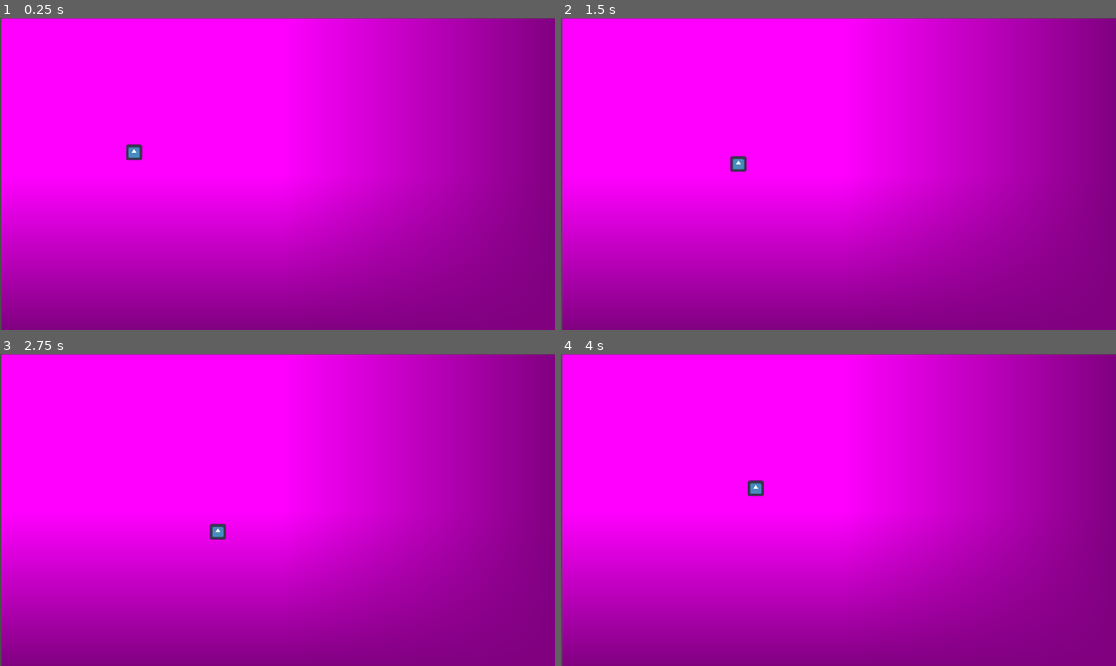
Above: before the commit, frames 1-4 (two rows, left to right).
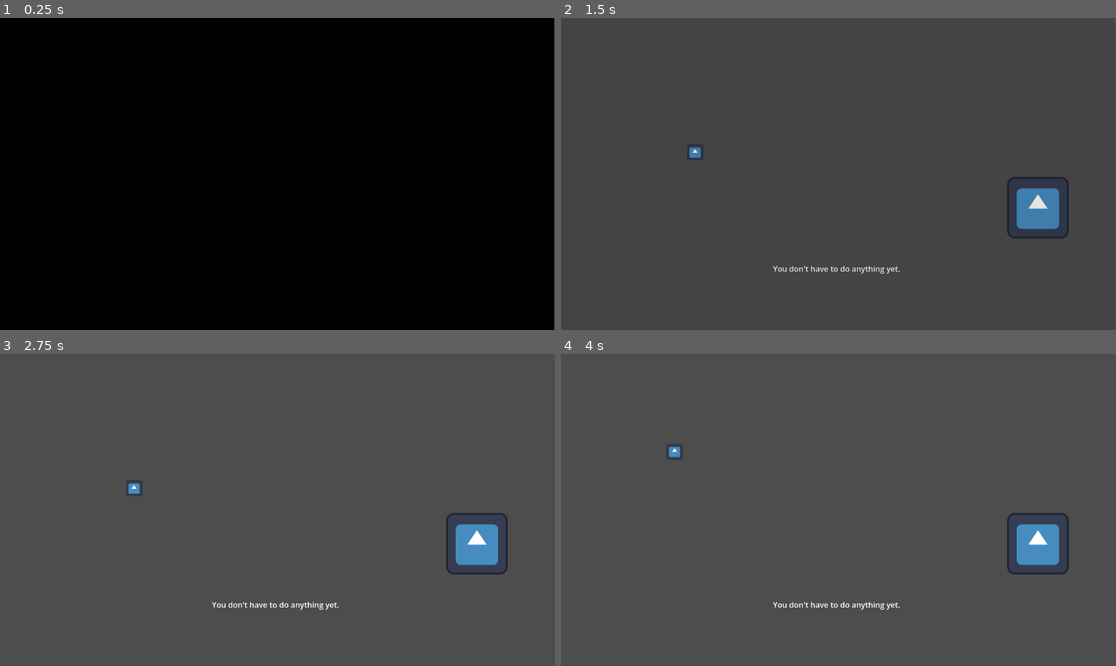
Above: after the commit, the same moments.

Repository: aniketh1409/because-you-are
Game: Godot game, scene res://scenes/frame_0_arrival.tscn
Same seed, same stepped clock (60 frames per second), same inputs: the game is played once before the commit and once after it. The engine's default icon, where the game draws it, is replaced by a stand-in: a white triangle on a blue panel in a dark square.
Inputs:
- Up to frame 1 (0.25 s): no input
- Up to frame 2 (1.5 s): tap Enter (ui_accept) at 0.5, 0.6, 0.77, 1.07, 1.35 s; hold Right (ui_right) 0.53-1.28 s; hold Down (ui_down) from 1.28 s (still down)
- Up to frame 3 (2.75 s): tap Enter (ui_accept) at 1.52, 1.82, 2.1 s; release Down (ui_down) at 2.03 s; hold Right (ui_right) from 2.03 s (still down)
- Up to frame 4 (4 s): release Right (ui_right) at 2.78 s; hold Up (ui_up) 2.78-3.53 s; tap Enter (ui_accept) at 2.85, 3.02, 3.32, 3.6, 3.77 s; hold Left (ui_left) from 3.53 s (still down)

The runs differ from the first frame. In frame 1, 100% of the frame differs, in the area x 0-100%, y 0-100%; in frame 2, 100%; in frame 3, 100%; in frame 4, 100%.

Commit message:
code for dialogue box + npc collision/sprite

Diff:
--- a/scenes/frame_0_arrival.tscn
+++ b/scenes/frame_0_arrival.tscn
@@ -1,24 +1,71 @@
 [gd_scene format=3 uid="uid://bppvf67anueha"]
 
+[ext_resource type="Script" uid="uid://crr3wyp8manr5" path="res://scripts/frame_0_arrival.gd" id="1_47uen"]
 [ext_resource type="Script" uid="uid://ws63emcdj08l" path="res://scripts/player.gd" id="1_73t65"]
 [ext_resource type="Texture2D" uid="uid://dbw7dtl23ss2m" path="res://icon.svg" id="2_47uen"]
 
-[sub_resource type="PlaceholderTexture2D" id="PlaceholderTexture2D_bk6kg"]
+[sub_resource type="CircleShape2D" id="CircleShape2D_47uen"]
+
+[sub_resource type="StyleBoxFlat" id="StyleBoxFlat_47uen"]
+content_margin_left = 18.0
+content_margin_top = 18.0
+content_margin_right = 18.0
+content_margin_bottom = 18.0
+bg_color = Color(0.05882353, 0.05882353, 0.07058824, 1)
+corner_radius_top_left = 18
+corner_radius_top_right = 18
+corner_radius_bottom_right = 18
+corner_radius_bottom_left = 18
 
 [node name="Node2D" type="Node2D" unique_id=1040567179]
+script = ExtResource("1_47uen")
 
-[node name="WorldBackground" type="Sprite2D" parent="." unique_id=391259138]
-position = Vector2(579.75, 326.25)
-scale = Vector2(1154.285, 650)
-texture = SubResource("PlaceholderTexture2D_bk6kg")
+[node name="WorldLayer" type="CanvasLayer" parent="." unique_id=556626811]
 
-[node name="Player" type="CharacterBody2D" parent="." unique_id=714672256]
+[node name="Player" type="CharacterBody2D" parent="WorldLayer" unique_id=714672256]
+z_index = 100
 position = Vector2(300, 300)
 script = ExtResource("1_73t65")
 
-[node name="Sprite2D" type="Sprite2D" parent="Player" unique_id=1436324184]
+[node name="Sprite2D" type="Sprite2D" parent="WorldLayer/Player" unique_id=1436324184]
 position = Vector2(-21.750002, -20.749998)
 scale = Vector2(0.258, 0.25)
+texture = ExtResource("2_47uen")
+
+[node name="WorldUI" type="Control" parent="WorldLayer" unique_id=1311431622]
+layout_mode = 3
+anchors_preset = 15
+anchor_right = 1.0
+anchor_bottom = 1.0
+offset_right = -2.0
+offset_bottom = 2.0
+grow_horizontal = 2
+grow_vertical = 2
+
+[node name="WorldBG" type="ColorRect" parent="WorldLayer/WorldUI" unique_id=722473738]
+visible = false
+layout_mode = 1
+anchors_preset = 15
+anchor_right = 1.0
+anchor_bottom = 1.0
+offset_right = -2.0
+offset_bottom = 2.0
+grow_horizontal = 2
+grow_vertical = 2
+color = Color(0.83835566, 0.0005781466, 0.8428612, 1)
+
+[node name="NPC_0" type="Area2D" parent="WorldLayer" unique_id=1829787498]
+z_index = 100
+position = Vector2(984, 393)
+
+[node name="CollisionShape2D" type="CollisionShape2D" parent="WorldLayer/NPC_0" unique_id=232066465]
+position = Vector2(0, -5)
+scale = Vector2(10, 10)
+shape = SubResource("CircleShape2D_47uen")
+
+[node name="NPCSprite" type="Sprite2D" parent="WorldLayer/NPC_0" unique_id=1107377121]
+z_as_relative = false
+position = Vector2(6, 1)
 texture = ExtResource("2_47uen")
 
 [node name="UI" type="CanvasLayer" parent="." unique_id=1922476635]
@@ -32,4 +79,67 @@
 offset_bottom = 2.0
 grow_horizontal = 2
 grow_vertical = 2
-scale = Vector2(30, 30)
+
+[node name="ArrivalText" type="Label" parent="UI/RootUI" unique_id=1959316754]
+layout_mode = 1
+anchors_preset = 7
+anchor_left = 0.5
+anchor_top = 1.0
+anchor_right = 0.5
+anchor_bottom = 1.0
+offset_left = -135.0
+offset_top = -150.0
+offset_right = 130.0
+offset_bottom = -108.400024
+grow_horizontal = 2
+grow_vertical = 0
+text = "You don't have to do anything yet."
+horizontal_alignment = 1
+vertical_alignment = 1
+
+[node name="Fade" type="ColorRect" parent="UI/RootUI" unique_id=1013239651]
+modulate = Color(0.003921569, 0.003921569, 0.003921569, 1)
+layout_mode = 1
+anchors_preset = 15
+anchor_right = 1.0
+anchor_bottom = 1.0
+grow_horizontal = 2
+grow_vertical = 2
+color = Color(0.00039445335, 0.00039445335, 0.00039445335, 1)
+
+[node name="DialogueBox" type="Panel" parent="UI/RootUI" unique_id=2033244120]
+layout_mode = 1
+anchors_preset = 12
+anchor_top = 1.0
+anchor_right = 1.0
+anchor_bottom = 1.0
+offset_top = -150.0
+grow_horizontal = 2
+grow_vertical = 0
+theme_override_styles/panel = SubResource("StyleBoxFlat_47uen")
+
+[node name="NPCText" type="Label" parent="UI/RootUI/DialogueBox" unique_id=1594232395]
+layout_mode = 1
+anchors_preset = 15
+anchor_right = 1.0
+anchor_bottom = 1.0
+grow_horizontal = 2
+grow_vertical = 2
+theme_override_colors/font_color = Color(0.9405849, 0.86144453, 0.92011577, 1)
+theme_override_font_sizes/font_size = 26
+autowrap_mode = 2
+
+[node name="ChoicesRow" type="HBoxContainer" parent="UI/RootUI/DialogueBox" unique_id=526159197]
+layout_mode = 0
+offset_right = 40.0
+offset_bottom = 40.0
+
+[node name="ChoiceA" type="Button" parent="UI/RootUI/DialogueBox/ChoicesRow" unique_id=1237914408]
+layout_mode = 2
+theme_override_font_sizes/font_size = 22
+text = "I'm tired."
+
+[node name="ChoiceB" type="Button" parent="UI/RootUI/DialogueBox/ChoicesRow" unique_id=171236185]
+layout_mode = 2
+theme_override_font_sizes/font_size = 22
+text = "I'm okay"
--- /dev/null
+++ b/scripts/frame_0_arrival.gd
@@ -0,0 +1,98 @@
+extends Node2D
+
+@onready var player := $WorldLayer/Player
+
+@onready var fade := $UI/RootUI/Fade
+@onready var arrival_text := $UI/RootUI/ArrivalText
+
+@onready var dialogue_box := $UI/RootUI/DialogueBox
+@onready var npc_text := $UI/RootUI/DialogueBox/NPCText
+@onready var choice_a := $UI/RootUI/DialogueBox/ChoicesRow/ChoiceA
+@onready var choice_b := $UI/RootUI/DialogueBox/ChoicesRow/ChoiceB
+
+@onready var npc_area := $WorldLayer/NPC_0
+
+var near_npc := false
+var in_dialogue := false
+
+func _ready() -> void:
+    # --- your existing intro flow ---
+    player.can_move = false
+    arrival_text.visible = true
+    arrival_text.modulate.a = 1.0
+    dialogue_box.visible = false
+
+    fade.visible = true
+    fade.modulate.a = 1.0
+
+    await get_tree().create_timer(0.4).timeout
+    await _fade_alpha(fade, 0.0, 1.4)
+    fade.visible = false
+
+    await get_tree().create_timer(1.2).timeout
+    player.can_move = true
+
+    # connect npc area signals
+    npc_area.body_entered.connect(_on_npc_body_entered)
+    npc_area.body_exited.connect(_on_npc_body_exited)
+
+    # connect button presses
+    choice_a.pressed.connect(func(): _on_choice_pressed("A"))
+    choice_b.pressed.connect(func(): _on_choice_pressed("B"))
+
+func _process(delta: float) -> void:
+    if near_npc and not in_dialogue and Input.is_action_just_pressed("ui_accept"):
+        _start_dialogue()
+
+func _start_dialogue() -> void:
+    in_dialogue = true
+    player.can_move = false
+
+    dialogue_box.visible = true
+    npc_text.text = "Hey. Before you move on… how are you arriving today?"
+
+    choice_a.text = "Tired."
+    choice_b.text = "Nervous, but here."
+
+func _on_choice_pressed(which: String) -> void:
+    # Tailored reply, same end result
+    if which == "A":
+        npc_text.text = "Then we’ll go gently. You don’t have to earn rest."
+    else:
+        npc_text.text = "That’s honest. Courage can be quiet like that."
+
+    # Hide buttons for a beat, then close
+    choice_a.visible = false
+    choice_b.visible = false
+
+    # Give reward token (for now just print; later we’ll store in GameState)
+    print("REWARD: Token_0")
+
+    await get_tree().create_timer(1.5).timeout
+    _end_dialogue()
+
+func _end_dialogue() -> void:
+    dialogue_box.visible = false
+    choice_a.visible = true
+    choice_b.visible = true
+    in_dialogue = false
+    player.can_move = true
+
+func _on_npc_body_entered(body: Node) -> void:
+    if body.name == "Player":
+        near_npc = true
+        if not in_dialogue:
+            arrival_text.text = "Press Enter to talk."
+
+func _on_npc_body_exited(body: Node) -> void:
+    if body.name == "Player":
+        near_npc = false
+        if not in_dialogue:
+            arrival_text.text = ""  # or restore your default line
+
+func _fade_alpha(node: CanvasItem, target: float, duration: float) -> void:
+    var t := create_tween()
+    t.tween_property(node, "modulate:a", target, duration)\
+        .set_trans(Tween.TRANS_SINE)\
+        .set_ease(Tween.EASE_IN_OUT)
+    await t.finished
--- a/scripts/player.gd
+++ b/scripts/player.gd
@@ -1,14 +1,26 @@
 extends CharacterBody2D
-@export var speed := 120.0
+
+@export var max_speed := 130.0
+@export var accel := 700.0
+@export var friction := 700.0
+
+var can_move := true
 
 func _physics_process(delta: float) -> void:
-    var dir := Vector2(
+    if not can_move:
+        velocity = velocity.move_toward(Vector2.ZERO, friction * delta)
+        move_and_slide()
+        return
+
+    var input_dir := Vector2(
         Input.get_action_strength("ui_right") - Input.get_action_strength("ui_left"),
         Input.get_action_strength("ui_down") - Input.get_action_strength("ui_up")
     )
 
-    if dir.length() > 0:
-        dir = dir.normalized()
+    if input_dir.length() > 0:
+        input_dir = input_dir.normalized()
+        velocity = velocity.move_toward(input_dir * max_speed, accel * delta)
+    else:
+        velocity = velocity.move_toward(Vector2.ZERO, friction * delta)
 
-    velocity = dir * speed
     move_and_slide()
Not shown, added: scripts/frame_0_arrival.gd.uid
